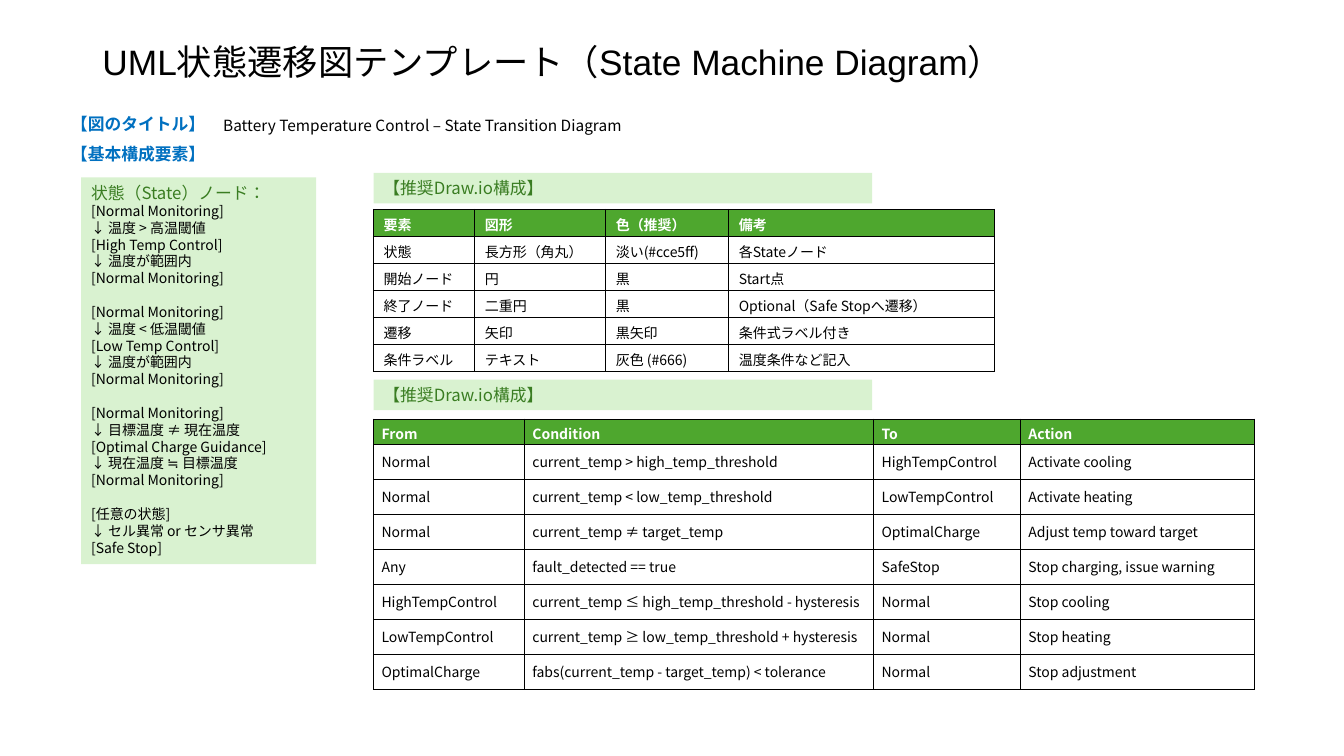
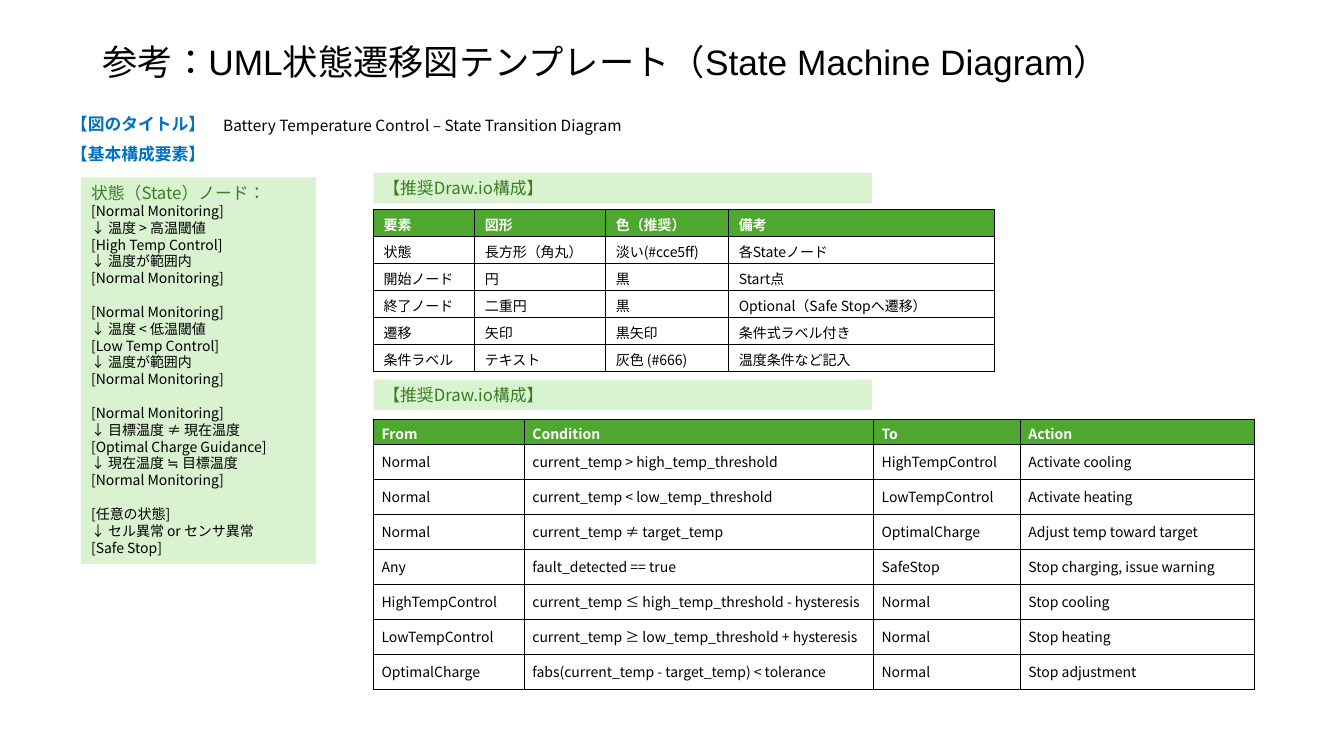
Before and after one commit to KazYag/nyaTraining-python-project, a slide deck: slide 3 of Specification/基本仕様.pptx. Drawn at 1344x756 pixels with LibreOffice and Linux fonts; fonts in the diff are those of the drawing. Boxes give left, top, right and bottom in pixels: in the first picture for what was removed or moved away, otherwise in the second. Text is boxed around its words. In the diff, an @@ line names an element or a change of style, - is before the commit and + after.

Commit message:
状態遷移修正

```diff
--- a/Specification/基本仕様.pptx
+++ b/Specification/基本仕様.pptx
@@ title at (102, 45, 1109, 82): text changed @@
-UML状態遷移図テンプレート（State Machine Diagram）
+参考：UML状態遷移図テンプレート（State Machine Diagram）
```
Also in this commit, not shown: 1 other slide changed, 1 other file.
